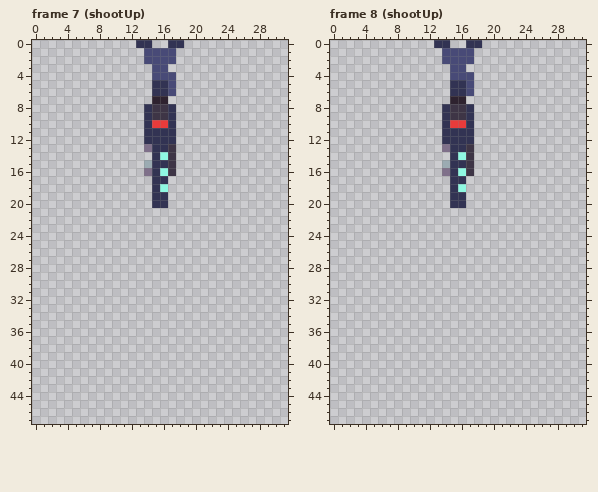
Two versions of one pixel-art file, Test_Loopguy/Content/Railgun.aseprite. Above: the version before the commit.
32x48 pixels, 24 frames. Shown: frame 7 (shootUp), frame 8 (shootUp). The commit also changed other frames, which this record leaves out.
The same view after the edit:
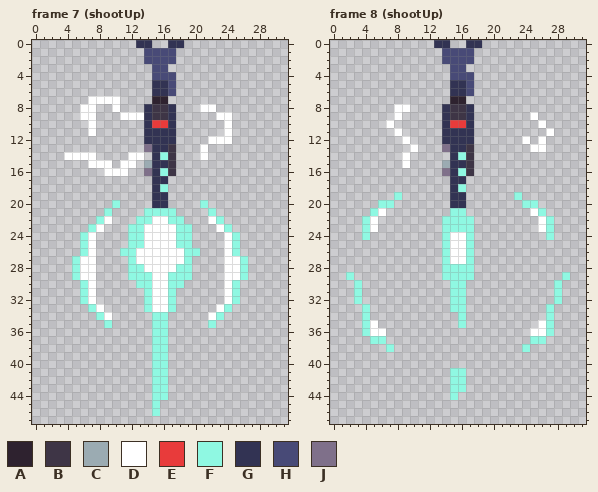
Palette (. is transparent): A #2e222f  B #3e3546  C #9babb2  D #ffffff  E #e83b3b  F #8ff8e2  G #323353  H #484a77  J #7f708a
Commit: Organized Player Class a bit also Railgun animation
The exact change:
Changed rows in their new state; - is an unchanged pixel.
Frame 7 (shootUp), layer "Layer 2":
first column x 4:
 7 ---DDDD--------------
 8 --DD--D----------DD--
 9 --DD---DDD---------DD
10 ---D----------------D
11 ---D----------------D
12 ------------------DDD
13 -----------------D---
14 DDDD----DD-------D---
15 ---DDD-DD------------
16 -----DDD-------------
first column x 5:
20 -----F----------F-----
21 ----F----FFFF----F----
22 ---FD---FFDDFF---DF---
23 --FD---FFDDDDFF---DF--
24 -FD----FFDDDDFF----DF-
25 -FD----FFDDDDFF----DF-
26 -FD---FFDDDDDDFF---DF-
27 FDD----FDDDDDDF----DDF
28 FDD----FFDDDDFF----DDF
29 FDD----FFFDDFFF----DDF
30 -FD-----FFDDFF-----DF-
31 -FD------FDDF------DF-
32 -FD------FDDF------DF-
33 --FD-----FDDF-----DF--
34 ---FD-----FF-----DF---
35 ----F-----FF-----F----
36 ----------FF----------
37 ----------FF----------
38 ----------FF----------
39 ----------FF----------
40 ----------FF----------
41 ----------FF----------
42 ----------FF----------
43 ----------FF----------
44 ----------FF----------
45 ----------F-----------
46 ----------F-----------
Frame 8 (shootUp), layer "Layer 2":
first column x 7:
 8 -DD------------------
 9 -D----------------D--
10 D------------------D-
11 -D------------------D
12 --D--------------D-D-
13 ---D--------------DD-
14 --D------------------
15 --D------------------
first column x 2:
19 ------F--------------F------
20 ----FF----------------FF----
21 ---FD--------FF--------DF---
22 --FD--------FFFF--------DF--
23 --FD--------FFFF--------DF--
24 --F---------FDDF---------F--
25 ------------FDDF------------
26 ------------FDDF------------
27 ------------FDDF------------
28 ------------FFFF------------
29 F-----------FFFF-----------F
30 -F-----------FF-----------F-
31 -F-----------FF-----------F-
32 -F-----------FF-----------F-
33 --F----------FF----------F--
34 --F-----------F----------F--
35 --FD----------F---------DF--
36 --FDD------------------DDF--
37 ---FF------------------FF---
38 -----F----------------F-----
41 -------------FF-------------
42 -------------FF-------------
43 -------------FF-------------
44 -------------F--------------
